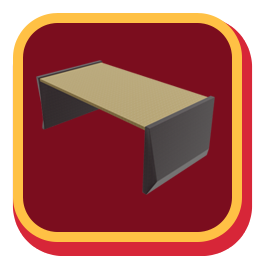
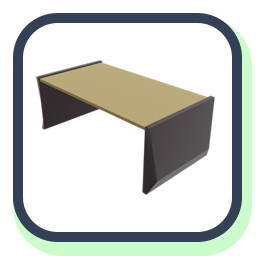
Comparing the layer stacks of the two 256 x 256 images. Changes:
painted on "Rounded Rectangle 2" over [13, 13, 242, 242]
